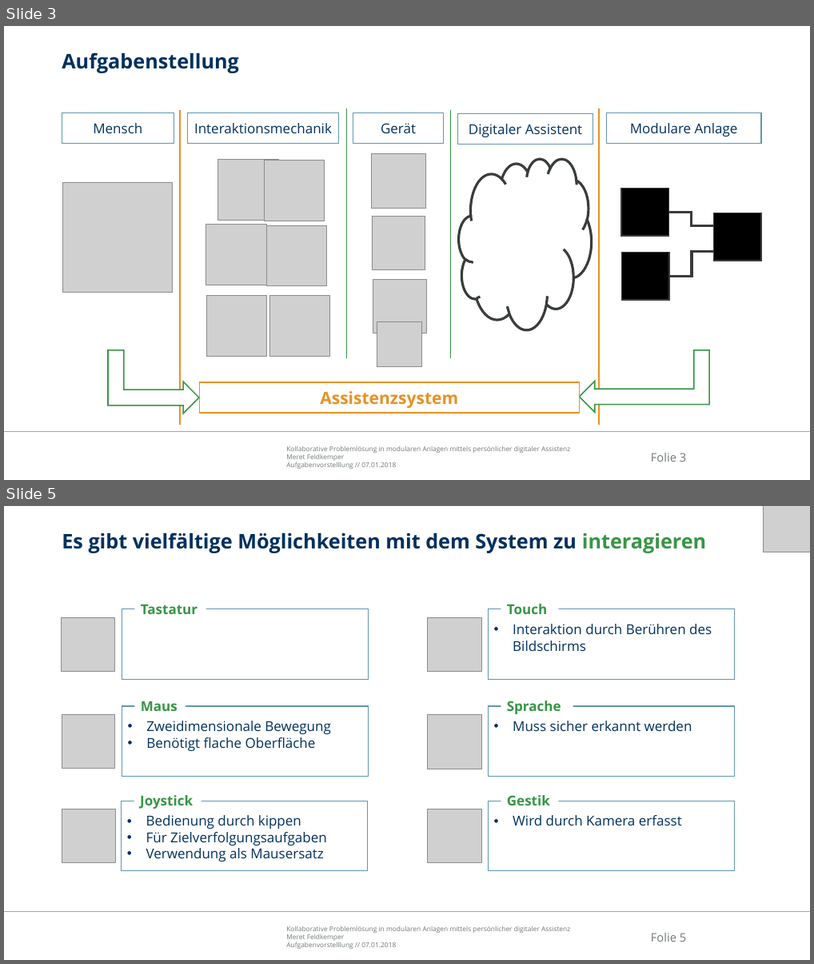
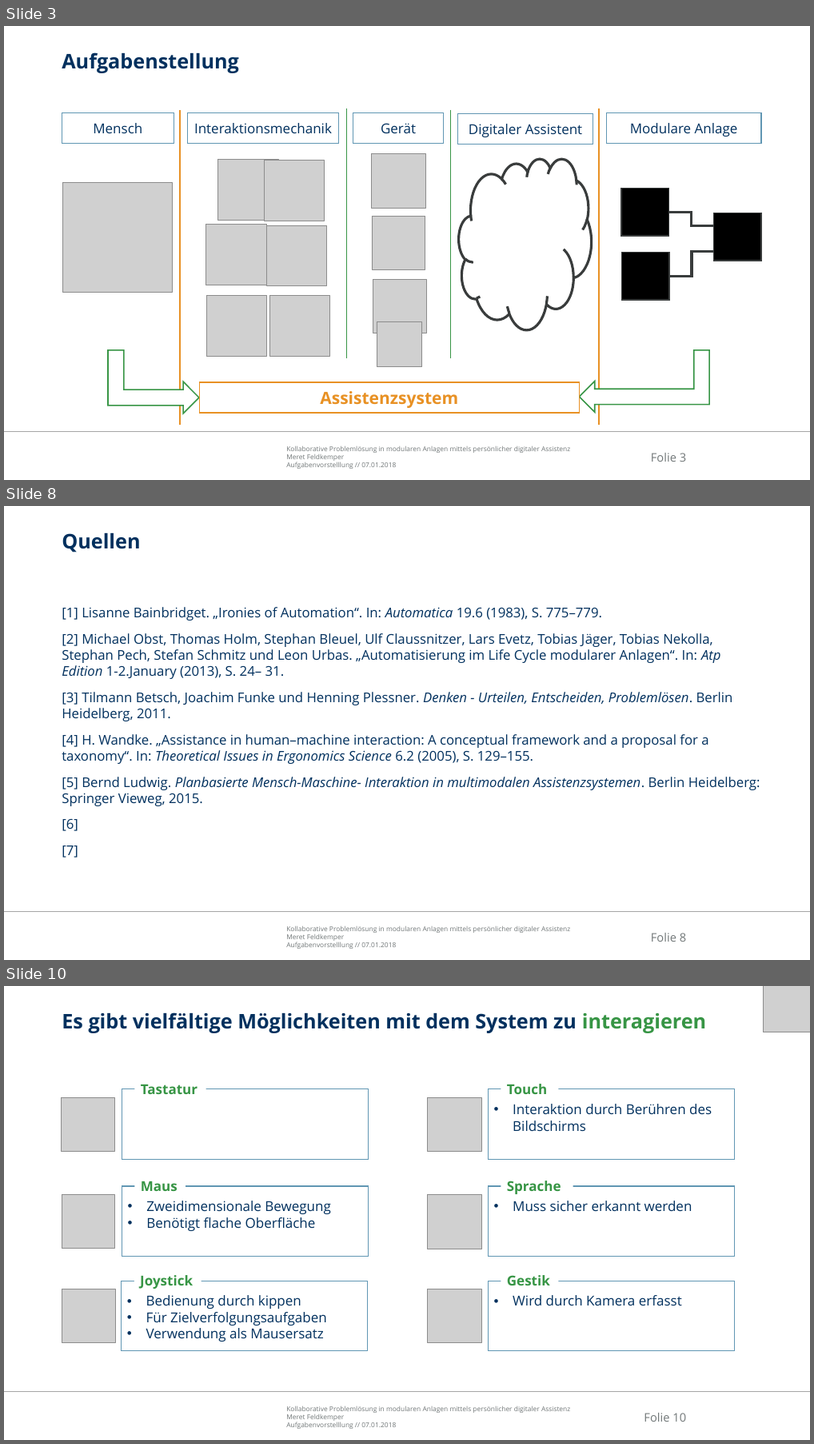
Before and after one commit to Ral3007/Diplomarbeit, a slide deck: Dokumente/Präsentationen/2019-01-07_DA_Feldkemper_Aufgabenvorstellung.pptx. Shown one above the other, each under a label of ours: slides 3 and 5 before the commit, slides 3, 8 and 10 after it; the slides between them are not shown. The pictures are 814x964 and 814x1444 pixels, drawn with LibreOffice and Linux fonts; fonts in the diff are those of the drawing; grey boxes stand for pictures; background and template pictures are left out. Boxes give left, top, right and bottom in pixels: in the first picture for what was removed or moved away, otherwise in the second. Text is boxed around its words. In the diff, an @@ line names an element or a change of style, - is before the commit and + after.

```diff
--- a/Dokumente/Präsentationen/2019-01-07_DA_Feldkemper_Aufgabenvorstellung.pptx
+++ b/Dokumente/Präsentationen/2019-01-07_DA_Feldkemper_Aufgabenvorstellung.pptx
@@ slide 8 added at bbox=[4, 506, 810, 960], background #FFFFFF; not listed: 3 template elements that a slide beside it also shows @@
@@ title added at bbox=[62, 533, 140, 552], 24 pt, text #00305E, bold @@
+Quellen
@@ text added at bbox=[62, 607, 761, 857], 16 pt, text #00305E @@
+[1] Lisanne Bainbridget. „Ironies of Automation“. In: Automatica 19.6 (1983), S. 775–779.
+[2] Michael Obst, Thomas Holm, Stephan Bleuel, Ulf Claussnitzer, Lars Evetz, Tobias Jäger, Tobias Nekolla, Stephan Pech, Stefan Schmitz und Leon Urbas. „Automatisierung im Life Cycle modularer Anlagen“. In: Atp Edition 1-2.January (2013), S. 24– 31.
+[3] Tilmann Betsch, Joachim Funke und Henning Plessner. Denken - Urteilen, Entscheiden, Problemlösen. Berlin Heidelberg, 2011.
+[4] H. Wandke. „Assistance in human–machine interaction: A conceptual framework and a proposal for a taxonomy“. In: Theoretical Issues in Ergonomics Science 6.2 (2005), S. 129–155.
+[5] Bernd Ludwig. Planbasierte Mensch-Maschine- Interaktion in multimodalen Assistenzsystemen. Berlin Heidelberg: Springer Vieweg, 2015.
+[6]
+[7]
@@ what was slide 5 is now slide 10 @@
@@ page number at bbox=[644, 1412, 686, 1421]: text changed @@
-Folie 5
+Folie 10
```
Also in this commit, not shown: 5 slides changed, 3 other slides added, 1 slide removed, 45 other files.
